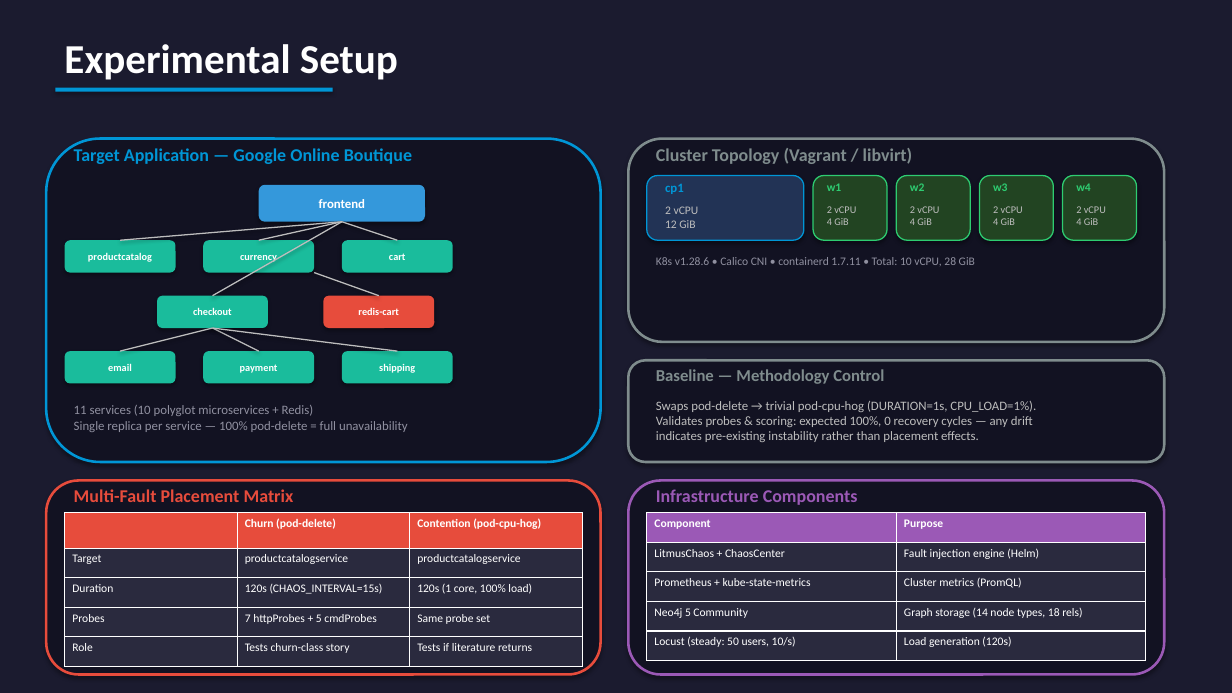
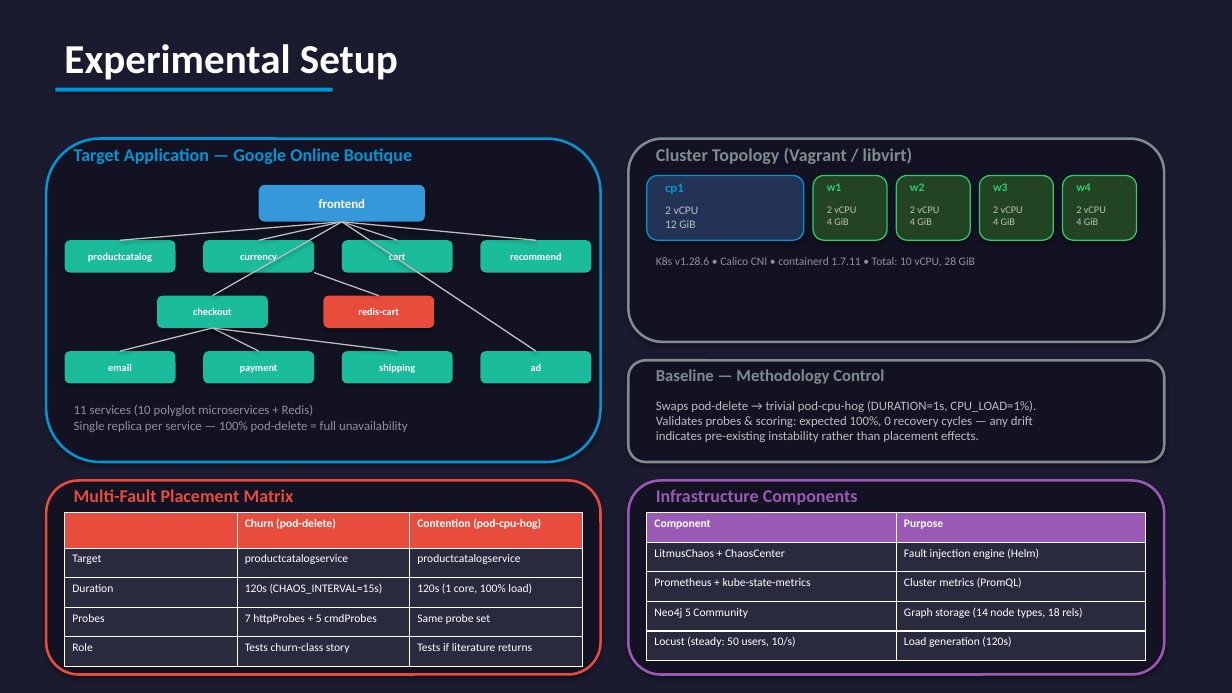
Before and after one commit to yhu02/uva-msc-thesis, a slide deck: slide 6 of ChaosProbe_Presentation.pptx. Drawn at 1232x693 pixels with LibreOffice and Linux fonts; fonts in the diff are those of the drawing. Boxes give left, top, right and bottom in pixels: in the first picture for what was removed or moved away, otherwise in the second. Text is boxed around its words. In the diff, an @@ line names an element or a change of style, - is before the commit and + after.

Commit message:
docs(presentation): correct claims, fix chart legibility, align references
Findings from reviewing the deck against the data and code:

Claims:
- S1: cpu-hog contention does NOT score "100, sigma 0 across all strategies"
  (one clean run, one with widespread 0/33/67 failures, n=2) -> reframed as
  "mechanism signal is churn-specific" + future work = more cpu-hog runs.
- S2: the recovery d2s/s2r split is run-dependent (scheduling term dominates
  ~70-78% in the latest run), not a stable 84-96% app-startup -> reworded.
- M2: it is the absolute during-chaos throttle rate (1.54/1.90/1.94), not a
  "ratio"; "throttles least" scoped to {colocate, default, spread}.
- Defined the "13 runs" inclusion rule; slide-15 "3/3 refuted" -> "at the
  mechanism layer" to match slide 9.

Accuracy:
- Slide 5 placement mechanism: nodeSelector (matches mutator.py + slide 7),
  not podAffinity / topologySpreadConstraints.
- Slide 6 service graph now shows all 11 services (added recommendation, ad).
- references.md: added Netflix Chaos Monkey (cited on slide 4); H1/H2/H3 ->
  L1/L2/L3 to match the deck.

Charts / legibility:
- Slide 9 now shows the cross-run score distribution (M4) and slide 11 the
  conntrack/throttle distributions (M1/M2), replacing single-run snapshots
  that implied a stable ranking the thesis argues against.
- Slide 7 component boxes enlarged so multi-line descriptions stop overflowing.

```diff
--- a/ChaosProbe_Presentation.pptx
+++ b/ChaosProbe_Presentation.pptx
@@ line added from (342, 222) to (536, 240), #BDBDBD 1 pt @@
@@ line added from (342, 222) to (536, 351), #BDBDBD 1 pt @@
@@ rounded rectangle added at [481, 240, 592, 273], fill #1ABC9C, 8 pt, text #FFFFFF, bold @@
+recommend
@@ rounded rectangle added at [481, 351, 592, 384], fill #1ABC9C, 8 pt, text #FFFFFF, bold @@
+ad
```
Also in this commit, not shown: 9 other slides changed, 3 other files.
